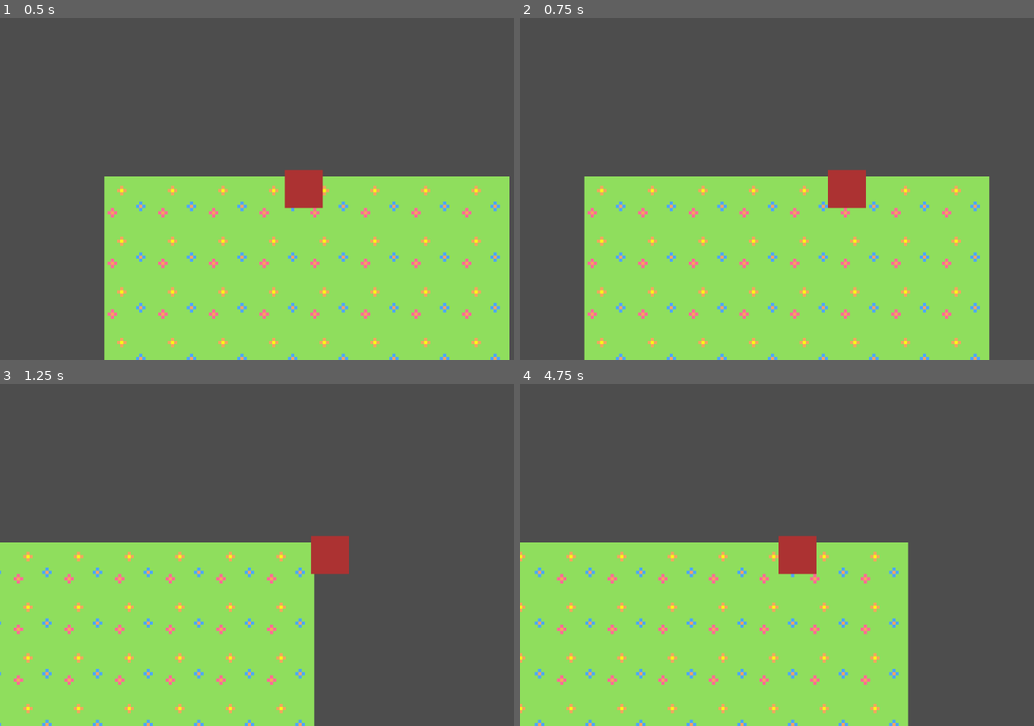
Above: before the commit, frames 1-4 (two rows, left to right).
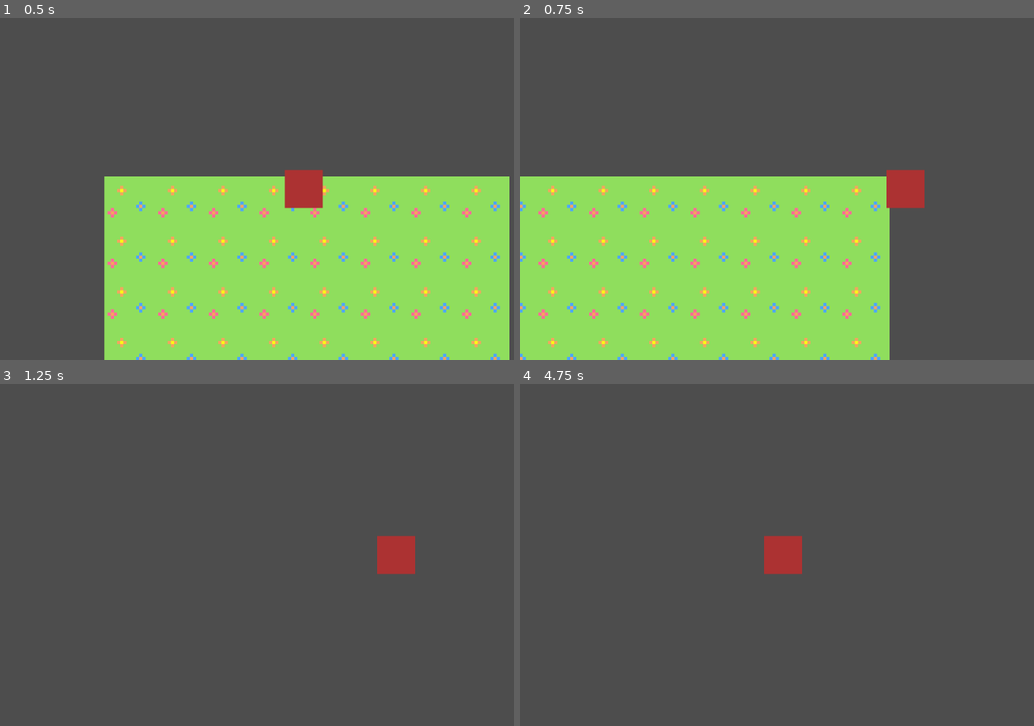
Above: after the commit, the same moments.

Repository: tom-legros/Beesounours-Gamejam4-2026
Game: Godot game, scene res://main.tscn
Two runs of this game, one before a commit and one after it. Both use one fixed random seed, a clock stepped at 60 frames per second and the inputs below.
Inputs:
- Up to frame 1 (0.5 s): no input
- Up to frame 2 (0.75 s): tap Enter at 0.5 s; hold Right (ui_right) from 0.53 s (still down); hold Shift from 0.53 s (still down)
- Up to frame 3 (1.25 s): keep holding Right (ui_right); keep holding Shift
- Up to frame 4 (4.75 s): release Right (ui_right) at 1.28 s; release Shift at 1.28 s; hold Down (ui_down) 1.28-2.03 s; tap Shift at 1.35, 2.85, 4.35 s; hold Right (ui_right) 2.03-2.78 s; hold Shift 2.03-2.78 s; hold Up (ui_up) 2.78-3.53 s; hold Shift 3.53-4.28 s; hold Left (ui_left) from 3.53 s (still down)

Frame 1 is identical in both runs. In frame 2, 20% of the frame differs, in the area x 0-92%, y 44-100%; in frame 3, 34%; in frame 4, 40%, in the area x 0-76%, y 44-100%.

Commit message:
Ajout de la fonctionnalité de Sprint

Diff:
--- a/game/player.gd
+++ b/game/player.gd
@@ -1,11 +1,20 @@
 extends CharacterBody2D
 
-const SPEED = 100
+const WALK_SPEED = 150.0  # Vitesse de marche normale
+const SPRINT_SPEED = 350.0 # Vitesse quand on sprint
 
-func _physics_process(_delta: float):
+func _physics_process(_delta):
+
+	var current_speed = WALK_SPEED
+
+	if Input.is_key_pressed(KEY_SHIFT):
+		current_speed = SPRINT_SPEED
+
 	var direction = Input.get_vector("ui_left", "ui_right", "ui_up", "ui_down")
+
 	if direction != Vector2.ZERO:
-		velocity = direction * SPEED
+		velocity = direction * current_speed
 	else:
-		velocity = velocity.move_toward(Vector2.ZERO, SPEED)
+		velocity = velocity.move_toward(Vector2.ZERO, current_speed)
+
 	move_and_slide()
